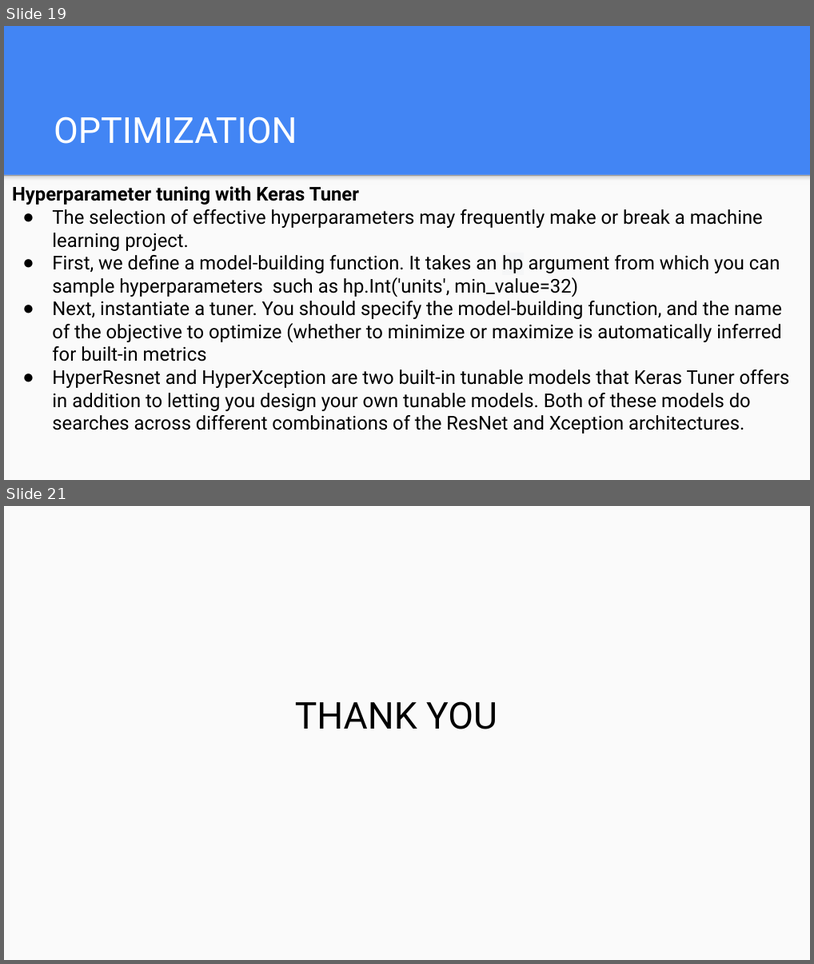
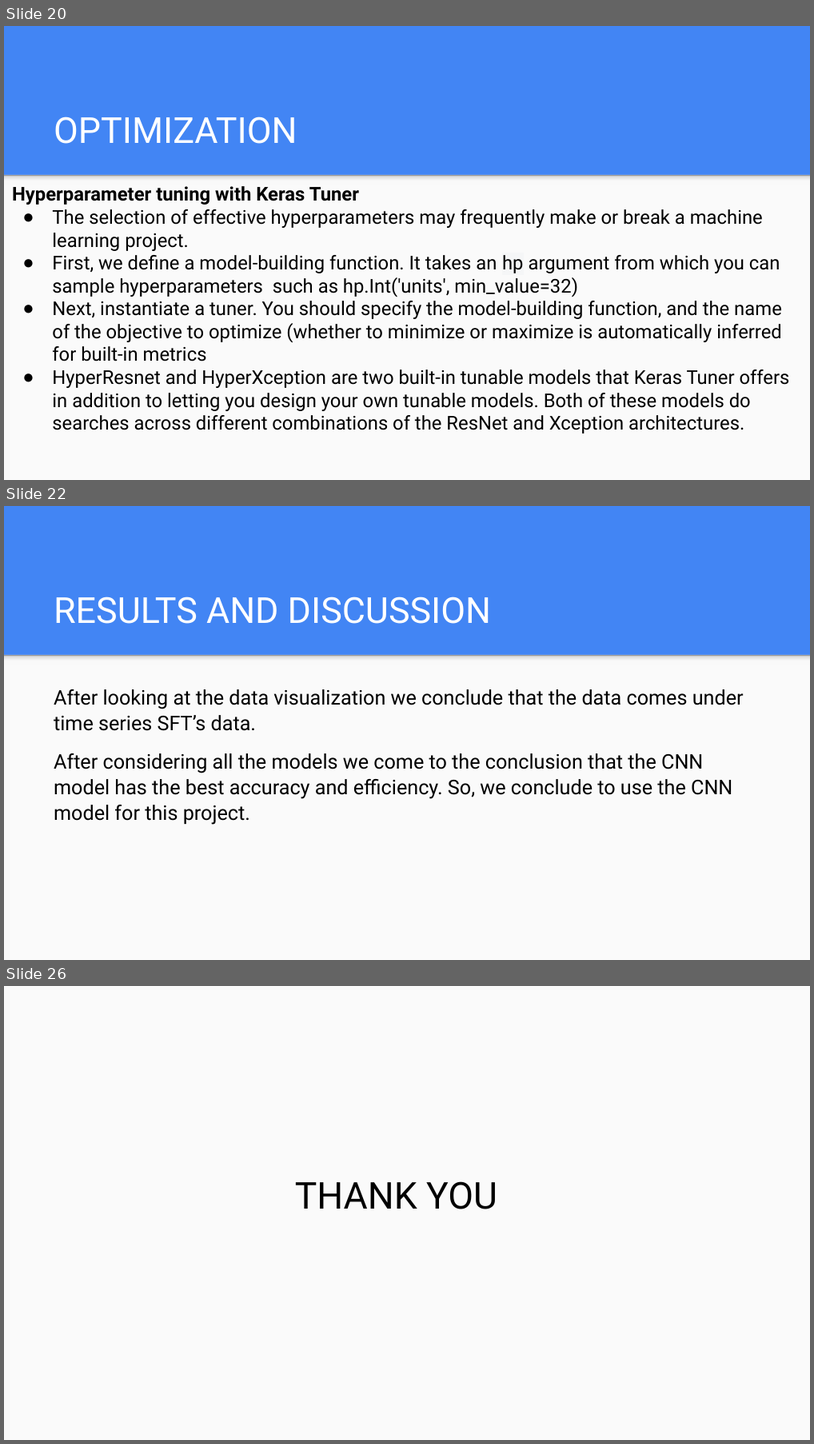
Before and after one commit to pruthvirajkottigari/transformers, a slide deck: CMPE-257 Transformer ML Project Presentation.pptx. Shown one above the other, each under a label of ours: slides 19 and 21 before the commit, slides 20, 22 and 26 after it; the slides between them are not shown. The pictures are 814x964 and 814x1444 pixels, drawn with LibreOffice and Linux fonts; fonts in the diff are those of the drawing. Boxes give left, top, right and bottom in pixels: in the first picture for what was removed or moved away, otherwise in the second. Text is boxed around its words. In the diff, an @@ line names an element or a change of style, - is before the commit and + after.

Commit message:
Updated project presentation

```diff
--- a/CMPE-257 Transformer ML Project Presentation.pptx
+++ b/CMPE-257 Transformer ML Project Presentation.pptx
@@ slide 22 added at (4, 506, 810, 960), background #4285F4; not listed: 2 template elements that a slide beside it also shows @@
@@ title added at (54, 596, 491, 624), 32 pt, text #FFFFFF @@
+RESULTS AND DISCUSSION
@@ text added at (54, 689, 744, 824), 18 pt, text #000000 @@
+After looking at the data visualization we conclude that the data comes under time series SFT’s data.
+After considering all the models we come to the conclusion that the CNN model has the best accuracy and efficiency. So, we conclude to use the CNN model for this project.
@@ what was slide 19 is now slide 20 @@
@@ what was slide 21 is now slide 26 @@
```
Also in this commit, not shown: 3 slides changed, 4 other slides added.
